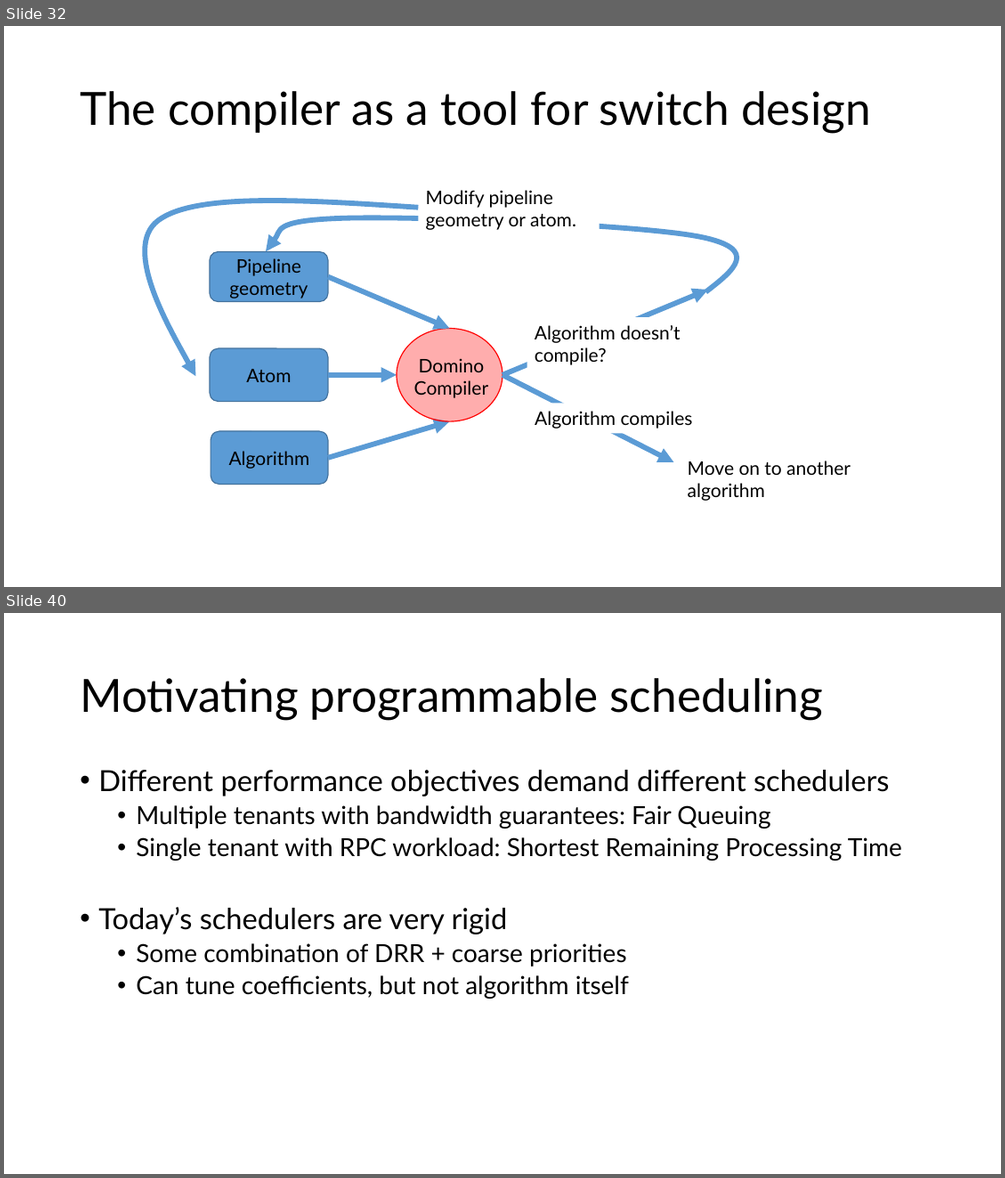
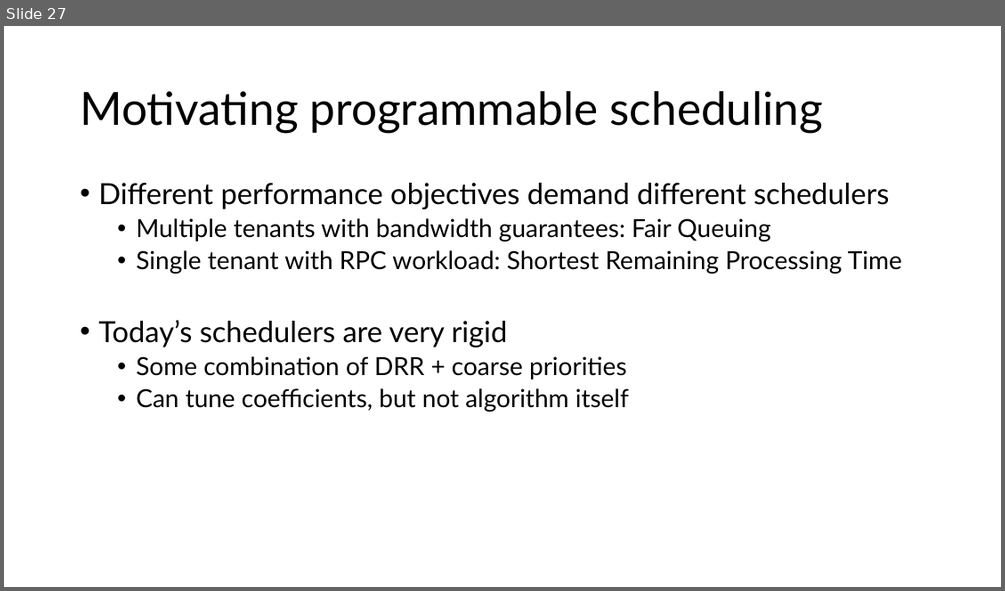
Before and after one commit to anirudhSK/pifo-domino-marple-ppts, a slide deck: combined_domino_pifo.pptx. Shown one above the other, each under a label of ours: slides 32 and 40 before the commit, slide 27 after it; the slides between them are not shown. The pictures are 1005x1178 and 1005x591 pixels, drawn with LibreOffice and Linux fonts; fonts in the diff are those of the drawing. Boxes give left, top, right and bottom in pixels: in the first picture for what was removed or moved away, otherwise in the second. Text is boxed around its words. In the diff, an @@ line names an element or a change of style, - is before the commit and + after.

```diff
--- a/combined_domino_pifo.pptx
+++ b/combined_domino_pifo.pptx
@@ slide 32 removed at [4,26,1001,587], background #FFFFFF @@
@@ title removed at [80,91,871,133] @@
-The compiler as a tool for switch design
@@ freeform shape removed at [147,200,418,376] @@
@@ text removed at [426,190,576,230] @@
-Modify pipeline geometry or atom.
@@ freeform shape removed at [266,217,736,291] @@
@@ rounded rectangle removed at [210,252,328,302] @@
@@ text removed at [229,258,307,298] @@
-Pipeline
-geometry
@@ arrow removed from (328, 276) to (450, 328) @@
@@ arrow removed from (502, 375) to (708, 289) @@
@@ ellipse removed at [396,328,502,421] @@
@@ text removed at [534,325,680,365] @@
-Algorithm doesn’t compile?
@@ rounded rectangle removed at [210,348,328,402] @@
-Atom
@@ text removed at [414,358,488,398] @@
-Domino
-Compiler
@@ arrow removed from (328, 375) to (396, 375) @@
@@ arrow removed from (502, 375) to (674, 462) @@
@@ arrow removed from (328, 458) to (450, 421) @@
@@ text removed at [534,410,693,428] @@
-Algorithm compiles
@@ rounded rectangle removed at [210,431,328,484] @@
-Algorithm
@@ text removed at [688,460,850,500] @@
-Move on to another algorithm
@@ what was slide 40 is now slide 27 @@
```
Also in this commit, not shown: 15 slides changed, 4 slides added, 16 other slides removed.
